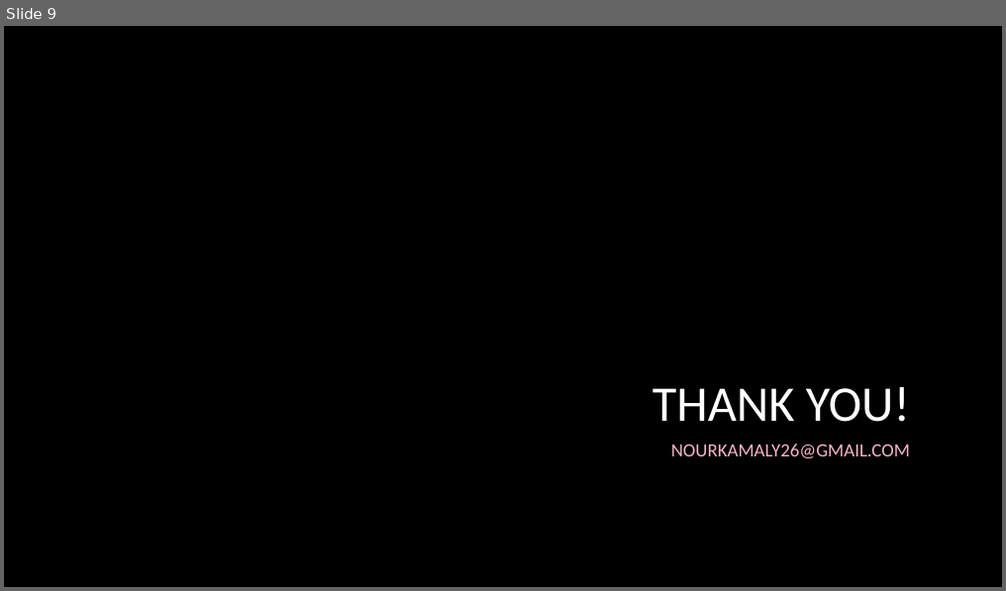
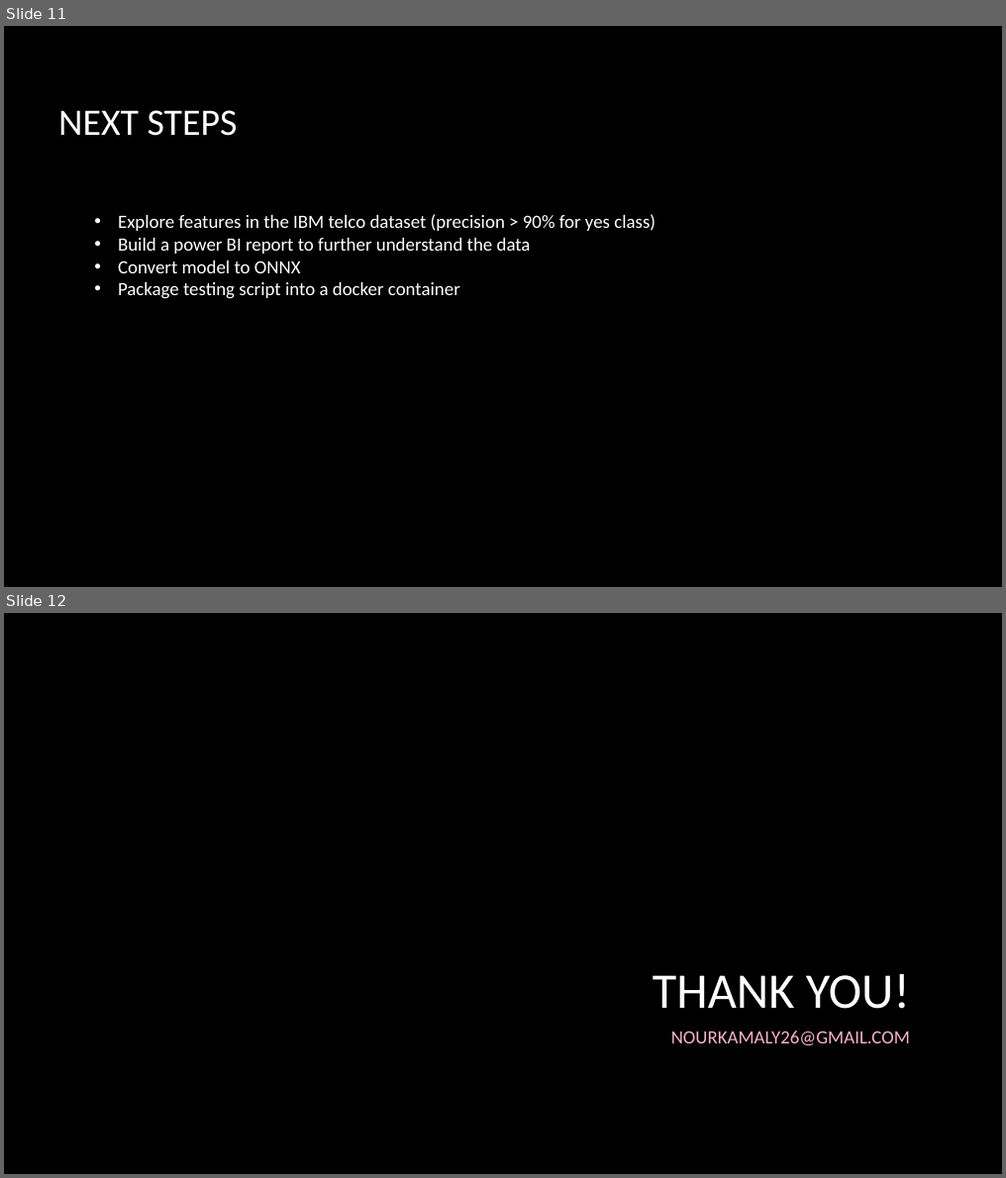
Before and after one commit to NourKamaly/TelecomCustomerChurnPrediction, a slide deck: 6. Documentation/Telecom Customer Churn Prediction.pptx. Shown one above the other, each under a label of ours: slide 9 before the commit, slides 11 and 12 after it. The pictures are 1006x591 and 1006x1178 pixels, drawn with LibreOffice and Linux fonts; fonts in the diff are those of the drawing; background and template pictures are left out. Boxes give left, top, right and bottom in pixels: in the first picture for what was removed or moved away, otherwise in the second. Text is boxed around its words. In the diff, an @@ line names an element or a change of style, - is before the commit and + after.

```diff
--- a/6. Documentation/Telecom Customer Churn Prediction.pptx
+++ b/6. Documentation/Telecom Customer Churn Prediction.pptx
@@ slide 11 added at <box>4,26,1002,587</box>, background picture (left out) @@
@@ title added at <box>58,110,238,136</box>, 36 pt, text #FFFFFF @@
+NEXT STEPS
@@ text added at <box>118,214,655,299</box>, 18 pt, text #FFFFFF @@
+• Explore features in the IBM telco dataset (precision > 90% for yes class)
+• Build a power BI report to further understand the data
+• Convert model to ONNX
+• Package testing script into a docker container
@@ what was slide 9 is now slide 12 @@
```
Also in this commit, not shown: 7 other slides added, 5 slides removed.
